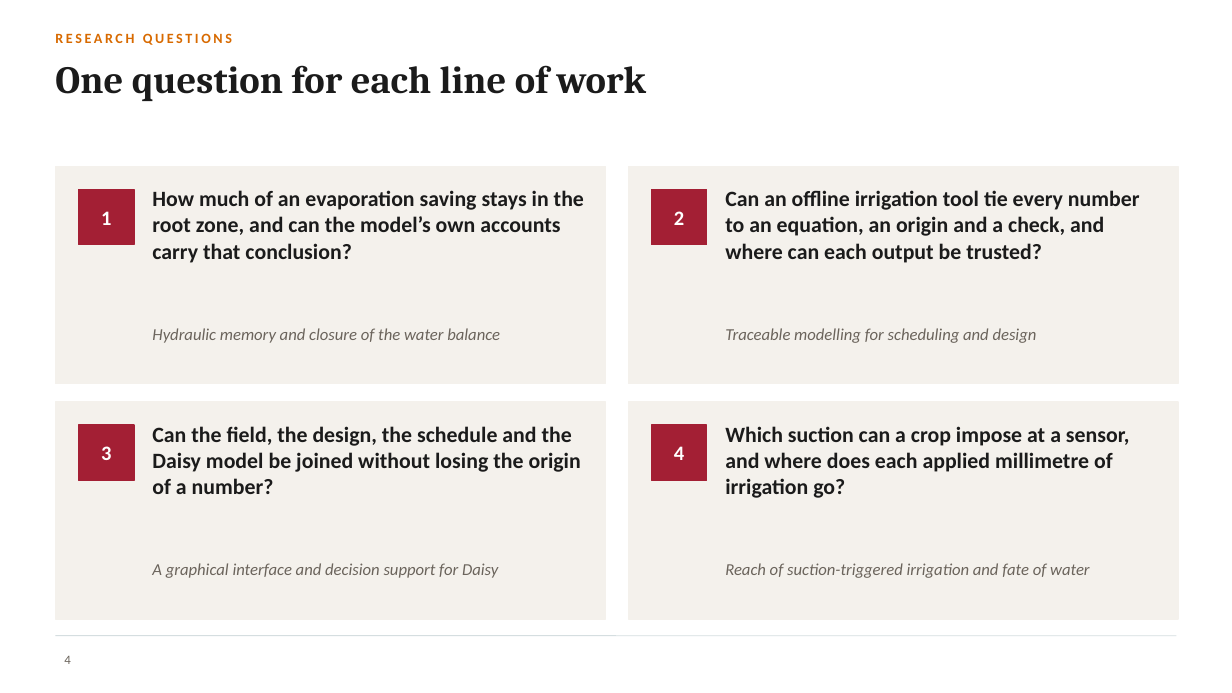
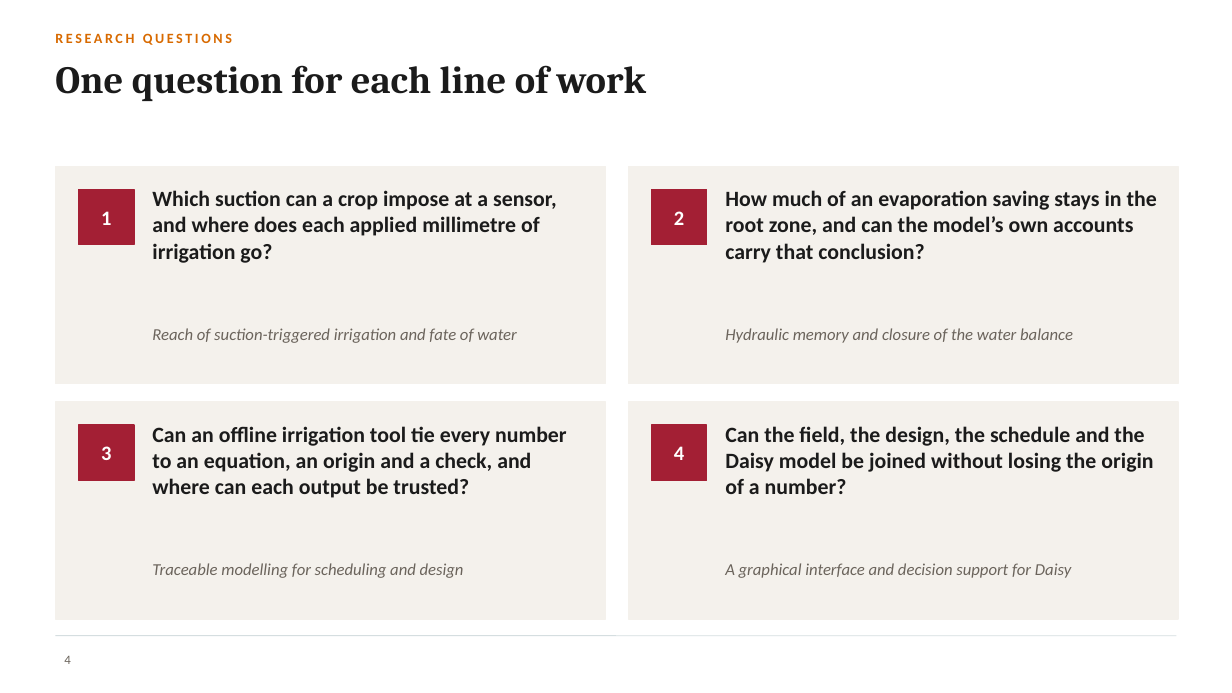
Before and after one commit to halilunaziru73-creator/Coupled-Water-Fluxes-Pore-Scale-Dynamics-Precision-Irrigation-Mulching-Feedback-Loops, a slide deck: slide 4 of Manuscripts/pdf/Supplementary/SWAFL_Presentation.pptx. Drawn at 1232x693 pixels with LibreOffice and Linux fonts; fonts in the diff are those of the drawing; background and template pictures are left out. Boxes give left, top, right and bottom in pixels: in the first picture for what was removed or moved away, otherwise in the second. Text is boxed around its words. In the diff, an @@ line names an element or a change of style, - is before the commit and + after.

Commit message:
Presentation: story ordered by novelty, equations typeset and numbered

```diff
--- a/Manuscripts/pdf/Supplementary/SWAFL_Presentation.pptx
+++ b/Manuscripts/pdf/Supplementary/SWAFL_Presentation.pptx
@@ text at bbox=[152, 190, 557, 263]: text changed @@
-How much of an evaporation saving stays in the root zone, and can the model’s own accounts carry that conclusion?
+Which suction can a crop impose at a sensor, and where does each applied millimetre of irrigation go?
@@ text at bbox=[725, 190, 1157, 263]: text changed @@
-Can an offline irrigation tool tie every number to an equation, an origin and a check, and where can each output be trusted?
+How much of an evaporation saving stays in the root zone, and can the model’s own accounts carry that conclusion?
@@ text at bbox=[152, 328, 516, 343]: text changed @@
-Hydraulic memory and closure of the water balance
+Reach of suction-triggered irrigation and fate of water
@@ text at bbox=[725, 328, 1073, 343]: text changed @@
-Traceable modelling for scheduling and design
+Hydraulic memory and closure of the water balance
@@ text at bbox=[152, 426, 567, 498]: text changed @@
-Can the field, the design, the schedule and the Daisy model be joined without losing the origin of a number?
+Can an offline irrigation tool tie every number to an equation, an origin and a check, and where can each output be trusted?
@@ text at bbox=[725, 426, 1153, 494]: text changed @@
-Which suction can a crop impose at a sensor, and where does each applied millimetre of irrigation go?
+Can the field, the design, the schedule and the Daisy model be joined without losing the origin of a number?
@@ text at bbox=[152, 563, 464, 578]: text changed @@
-A graphical interface and decision support for Daisy
+Traceable modelling for scheduling and design
@@ text at bbox=[725, 563, 1071, 578]: text changed @@
-Reach of suction-triggered irrigation and fate of water
+A graphical interface and decision support for Daisy
```
Also in this commit, not shown: 7 other slides changed.
